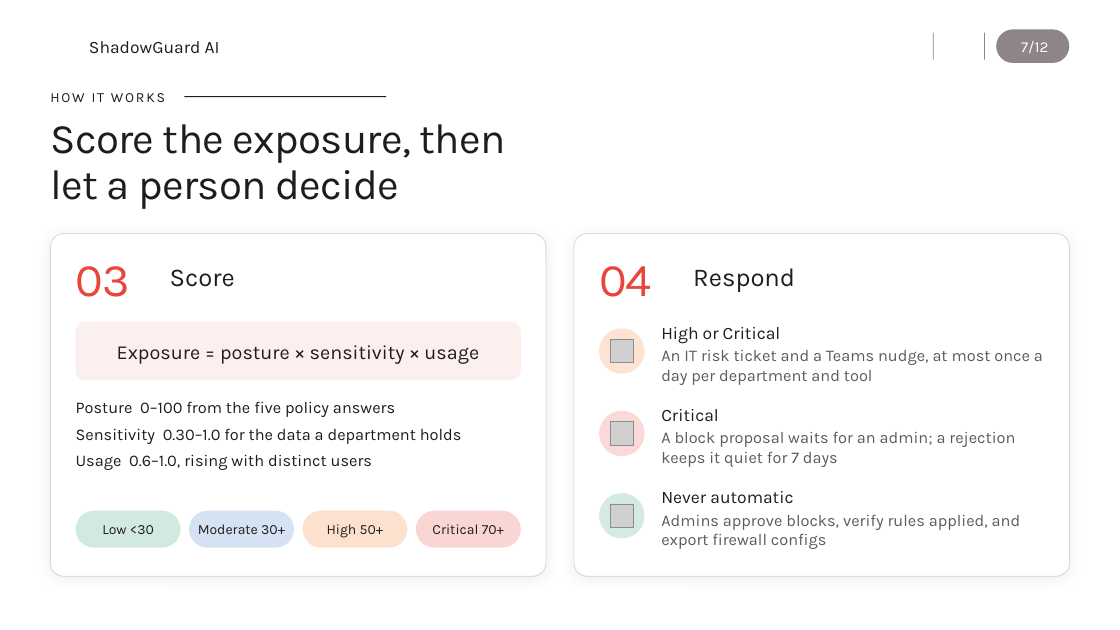
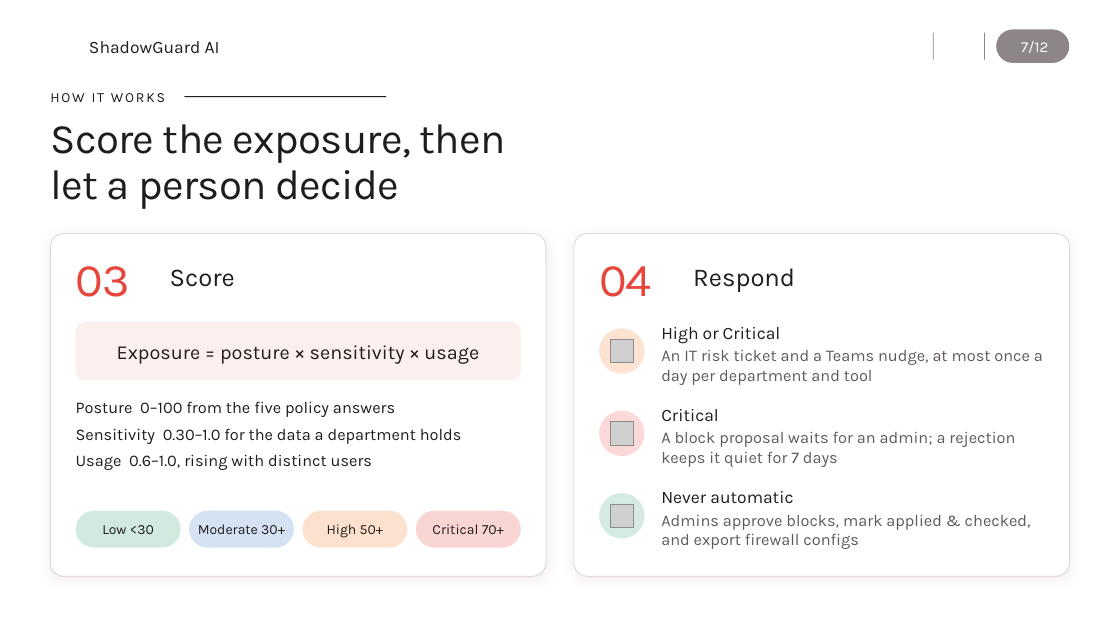
Before and after one commit to B0mb0cl4t5/shadowguard-ai, a slide deck: slide 7 of docs/ShadowGuard_Overview.pptx. Drawn at 1120x630 pixels with LibreOffice and Linux fonts; fonts in the diff are those of the drawing; grey boxes stand for pictures; background and template pictures are left out. Boxes give left, top, right and bottom in pixels: in the first picture for what was removed or moved away, otherwise in the second. Text is boxed around its words. In the diff, an @@ line names an element or a change of style, - is before the commit and + after.

```diff
--- a/docs/ShadowGuard_Overview.pptx
+++ b/docs/ShadowGuard_Overview.pptx
@@ text at bbox=[661, 515, 1031, 549]: text changed @@
-Admins approve blocks, verify rules applied, and export firewall configs
+Admins approve blocks, mark applied & checked, and export firewall configs
```
Also in this commit, not shown: 3 other slides changed, 17 other files.
